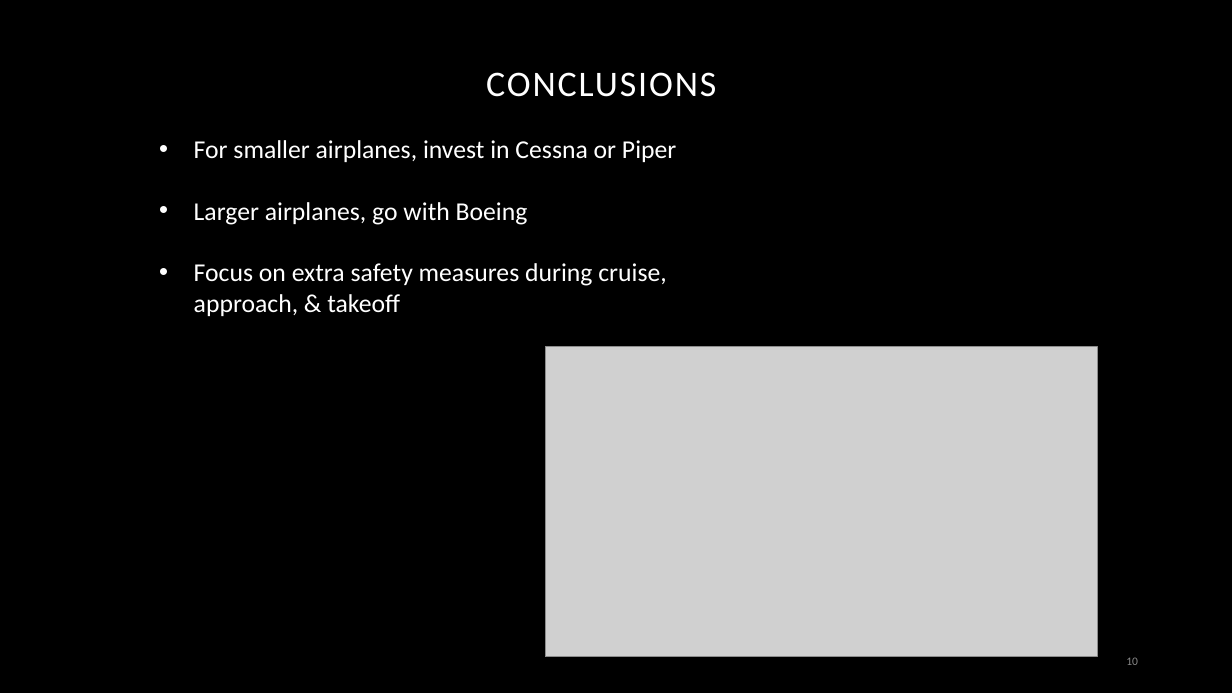
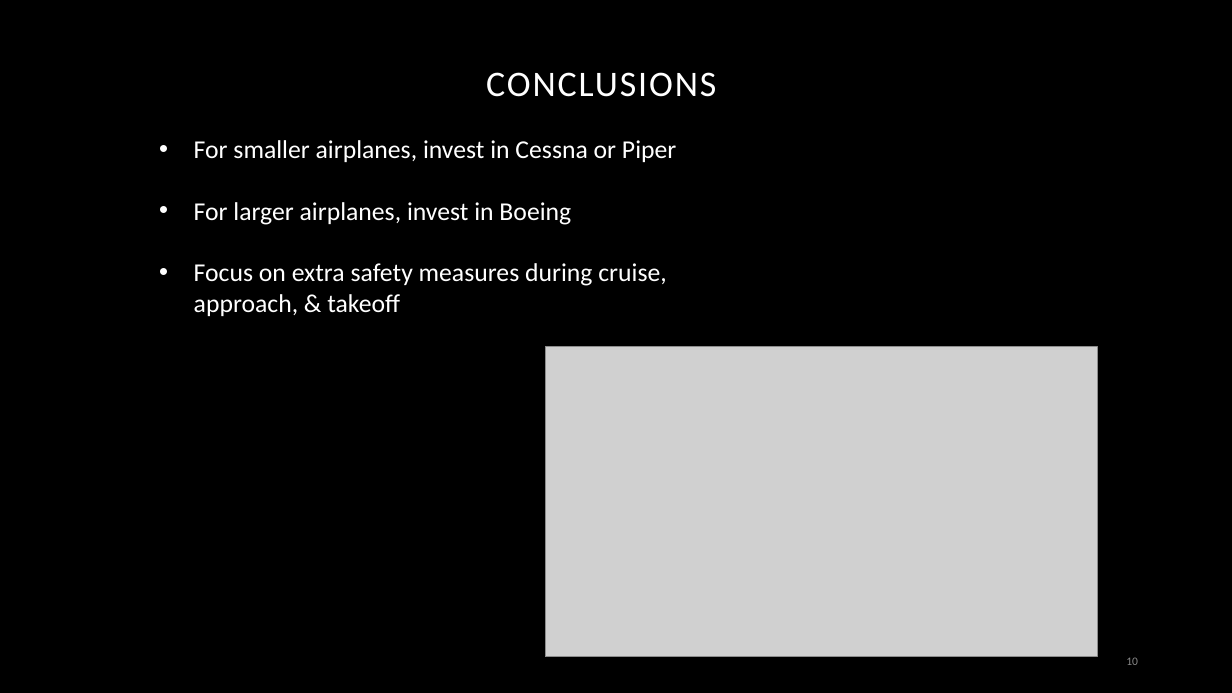
Before and after one commit to K-Pegg/Charting-New-Heights, a slide deck: slide 10 of Charting_New_Heights.pptx. Drawn at 1232x693 pixels with LibreOffice and Linux fonts; fonts in the diff are those of the drawing; grey boxes stand for pictures; background and template pictures are left out. Boxes give left, top, right and bottom in pixels: in the first picture for what was removed or moved away, otherwise in the second. Text is boxed around its words. In the diff, an @@ line names an element or a change of style, - is before the commit and + after.

```diff
--- a/Charting_New_Heights.pptx
+++ b/Charting_New_Heights.pptx
@@ text at [194,202,571,225]: text changed @@
-• Larger airplanes, go with Boeing
+• For larger airplanes, invest in Boeing
```
Also in this commit, not shown: 6 other slides changed, 3 other files.
